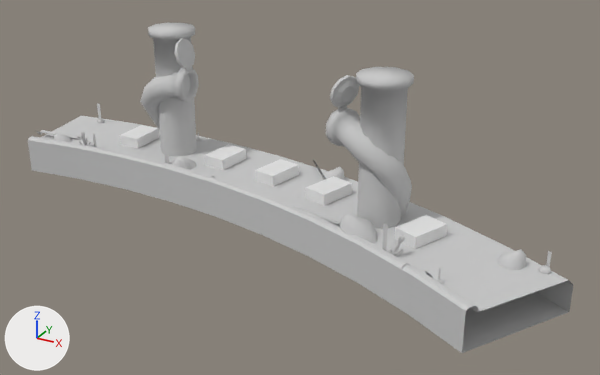
What one commit did to the FBX model Assets/Props/Pisos_1-2/Q6/Q6_fbx.FBX.
Both versions are drawn from a camera (50 mm lens) standing at (19.2, 6.2, 12.3) and looking at (7.3, 27.7, 1.5). Every picture has the same lights, and +X, +Y and +Z are marked at lower left. Where no turn or scale is listed for an object, it has been applied to the vertices.

The first picture shows 'COLUMNATUBERIA', 'COLUMNATUBERIA2', 'ESPONJA', 'ESPONJA001', 'ESPONJA002', 'ESPONJA003', 'ESPONJA004', 'PIEDRAS3', 'QUESITO12', 'TUBERIA', 'TUBERIA2'.
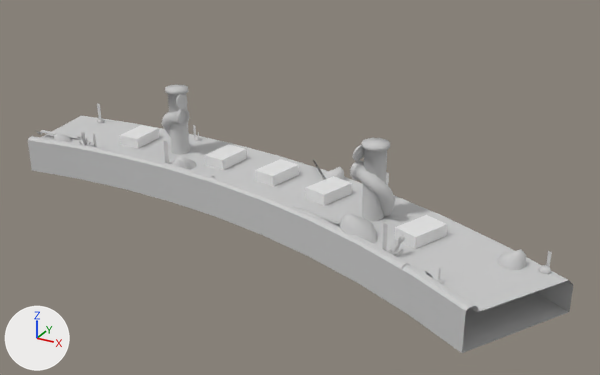
Where the newer file only moved an object's origin or applied its transform, the numbers keep the older frame.

Location of each change, (x1, y1, x2, y2) in pixels of the pictures (600 x 375 px):
'COLUMNATUBERIA2', deleted
    before: (356, 67, 414, 229)
'TUBERIA2', deleted
    before: (326, 75, 412, 216)
'COLUMNATUBERIA', mesh turned
    before: (148, 23, 197, 156)
    after: (165, 85, 190, 155)
'TUBERIA', mesh turned
    before: (140, 39, 199, 130)
    after: (161, 94, 191, 149)
'COLUMNATUBERIA001', added
    after: (361, 138, 390, 221)
'TUBERIA001', added
    after: (350, 145, 395, 216)

Edits to the bpy script that builds the scene:
```text
Change me_mesh_014:
    where me_mesh_014.from_pydata(...)  # 61 vertices, 60 faces; spans x -0.82..0.82, y -0.81..0.81, z -2.42..2.42
    used by ob_columnatuberia; location = (1.16, 29.52, 3.27)
    me_mesh_014 part 2: the whole mesh is turned -8.7 degrees about the z axis through its middle and scaled by 0.52, then moved by (0.12, -0.07, -1.01)
Change me_mesh_013:
    where me_mesh_013.from_pydata(...)  # 180 vertices, 171 faces; spans x -1.19..1.19, y -1.07..1.07, z -2.27..2.27
    used by ob_tuberia; location = (1.01, 29.57, 3.2)
    me_mesh_013 part 1: the whole mesh is turned -8.7 degrees about the z axis through its middle and scaled by 0.52, then moved by (0.2, -0.08, -0.98)
Add me_mesh_016_1:
    me_mesh_016_1.from_pydata(...)  # 61 vertices, 60 faces; spans x -0.43..0.43, y -0.42..0.42, z -1.26..1.26
    me_mesh_016_1.materials.append(mat_columnatuberia)  # light grey #cacaca
Add me_mesh_018_1:
    me_mesh_018_1.from_pydata(...)  # 180 vertices, 171 faces; spans x -0.68..0.68, y -0.55..0.55, z -1.18..1.18
    me_mesh_018_1.materials.append(mat_tuberia)  # light grey #cacaca
Remove ob_columnatuberia2:
    ob_columnatuberia2 = bpy.data.objects.new('COLUMNATUBERIA2', me_mesh_015)
    ob_columnatuberia2.location = (10.13, 27.67, 3.27)
Remove ob_tuberia2:
    ob_tuberia2 = bpy.data.objects.new('TUBERIA2', me_mesh_016)
    ob_tuberia2.location = (9.77, 27.81, 3.2)
Add ob_columnatuberia001:
    ob_columnatuberia001 = bpy.data.objects.new('COLUMNATUBERIA001', me_mesh_016_1)
    ob_columnatuberia001.location = (9.89, 27.78, 2.26)
Add ob_tuberia001:
    ob_tuberia001 = bpy.data.objects.new('TUBERIA001', me_mesh_018_1)
    ob_tuberia001.location = (9.9, 27.77, 2.22)
```
